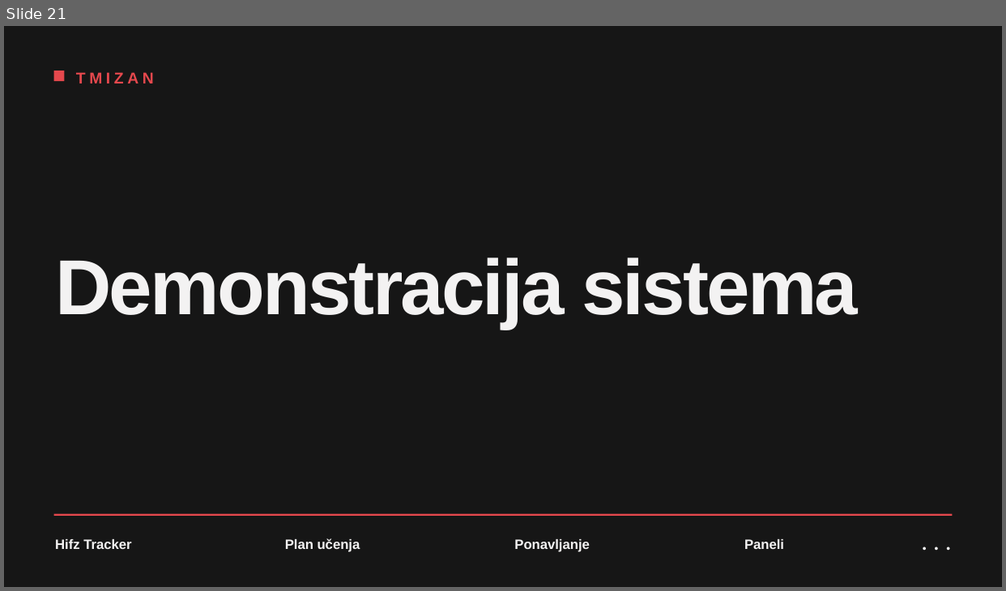
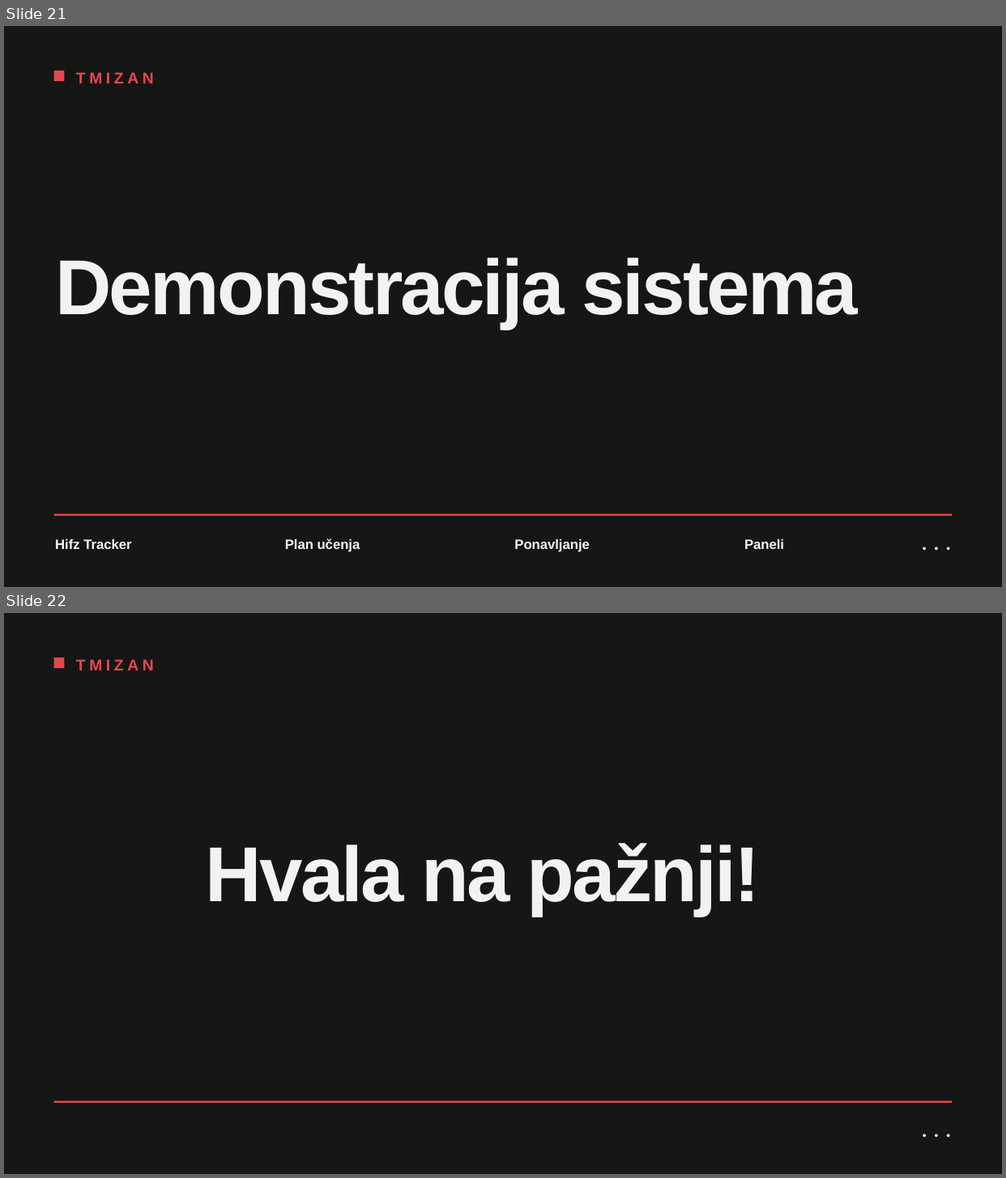
Before and after one commit to Amira-Mehic/Tmizan, a slide deck: Diplomski_Rad_Prezentacija_Amira_Mehić .pptx. Shown one above the other, each under a label of ours: slide 21 before the commit, slides 21 and 22 after it. The pictures are 1006x591 and 1006x1178 pixels, drawn with LibreOffice and Linux fonts; fonts in the diff are those of the drawing. Boxes give left, top, right and bottom in pixels: in the first picture for what was removed or moved away, otherwise in the second. Text is boxed around its words. In the diff, an @@ line names an element or a change of style, - is before the commit and + after.

```diff
--- a/Diplomski_Rad_Prezentacija_Amira_Mehić .pptx
+++ b/Diplomski_Rad_Prezentacija_Amira_Mehić .pptx
@@ slide 22 added at (x1=4, y1=613, x2=1002, y2=1174), background #161616 @@
@@ rectangle added at (x1=54, y1=658, x2=64, y2=668), fill #E5484D @@
@@ text added at (x1=76, y1=659, x2=154, y2=671), 11.2 pt, text #E5484D, bold @@
+TMIZAN
@@ text added at (x1=206, y1=843, x2=761, y2=915), 56.2 pt, text #F3F2F2, bold @@
+Hvala na pažnji!
@@ rectangle added at (x1=54, y1=1101, x2=952, y2=1103), fill #E5484D @@
@@ text added at (x1=911, y1=1108, x2=967, y2=1148), 18 pt, text #FFFFFF @@
+. . .
```
Also in this commit, not shown: 1 other slide added.
